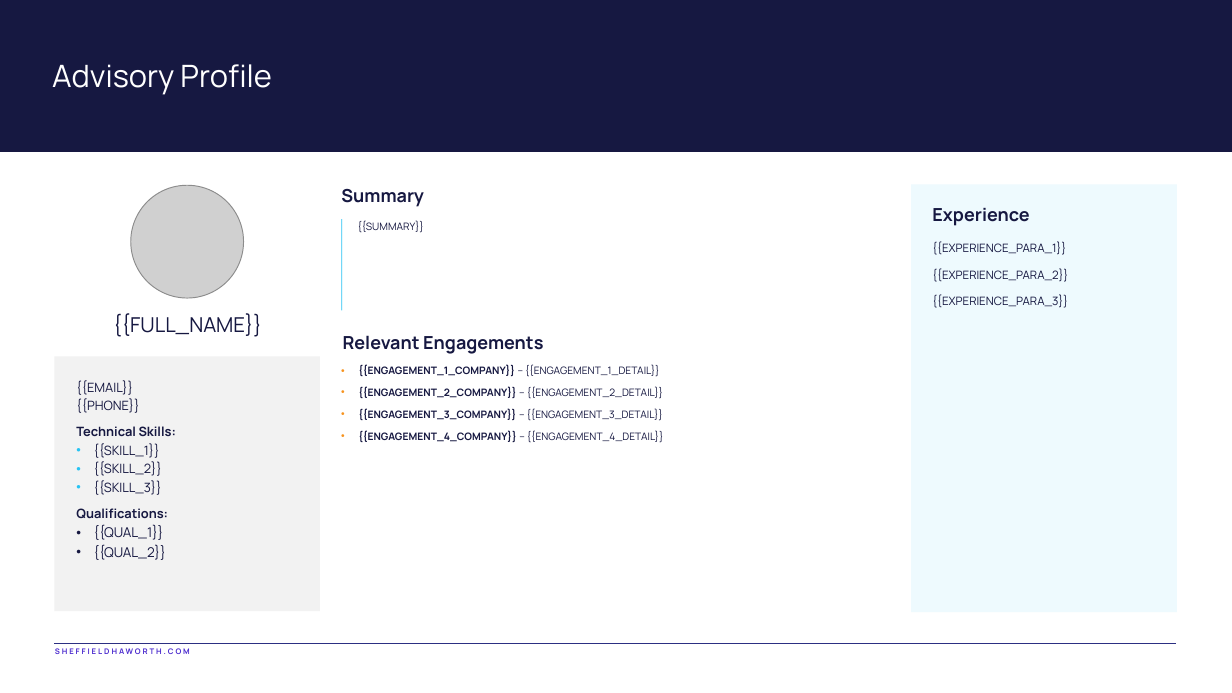
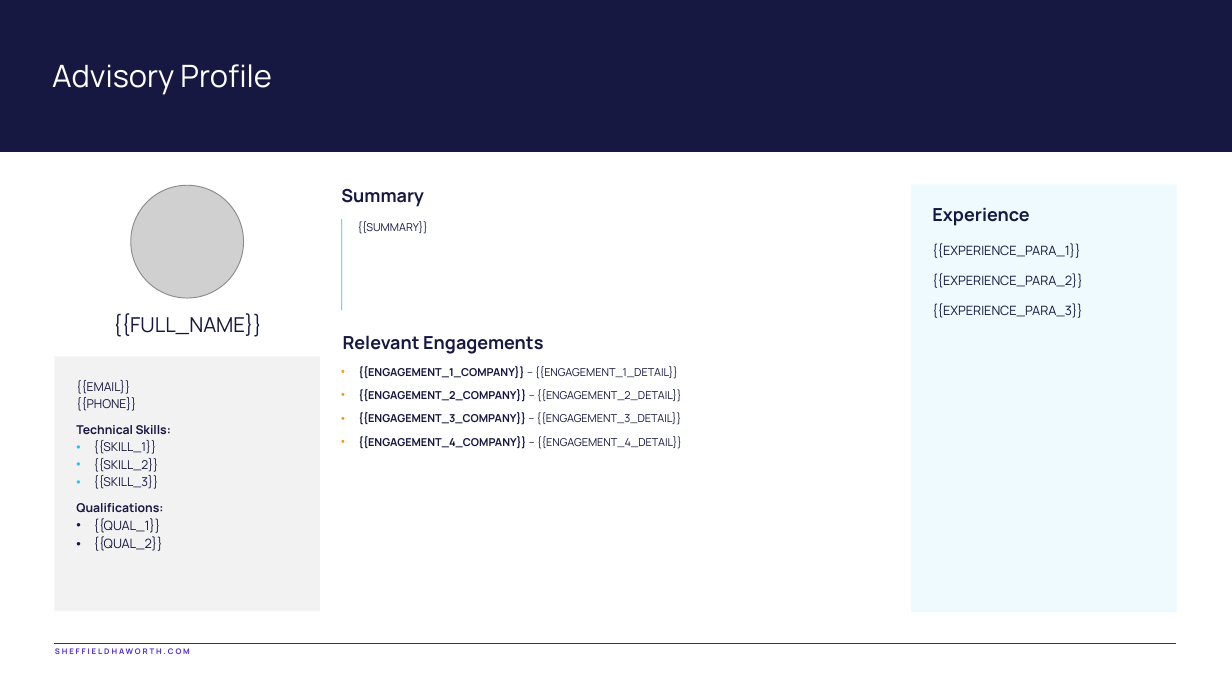
Before and after one commit to AmberS21/sh-document-generator-updated, a slide deck: slide 1 of templates/Advisor_Profile_Template_DocGen.pptx. Drawn at 1232x693 pixels with LibreOffice and Linux fonts; fonts in the diff are those of the drawing; grey boxes stand for pictures. Boxes give left, top, right and bottom in pixels: in the first picture for what was removed or moved away, otherwise in the second. Text is boxed around its words. In the diff, an @@ line names an element or a change of style, - is before the commit and + after.

```diff
--- a/templates/Advisor_Profile_Template_DocGen.pptx
+++ b/templates/Advisor_Profile_Template_DocGen.pptx
@@ text "{{SUMMARY}}" at [358,221,428,234]: size 8 to 8.5 pt @@
@@ text "{{EXPERIENCE_PARA_1}}" at [932,243,1083,318]: size 9 to 10 pt; line spacing 1.1 to 1.2 @@
@@ text "{{EMAIL}}" at [76,380,171,551]: size 10 to 9.5 pt in "{{EMAIL}}", "{{PHONE}}", "Technical Skills:", "{{SKILL_1}}" and 3 more places; size 10.5 to 10 pt in "{{QUAL_1}}", "{{QUAL_2}}" @@
@@ text "{{ENGAGEMENT_1_COMPANY}} – {{ENGAGEMENT_1_DETAIL}}" at [358,366,682,449]: size 8 to 8.5 pt; line spacing 1.15 to 1.2 @@
```
